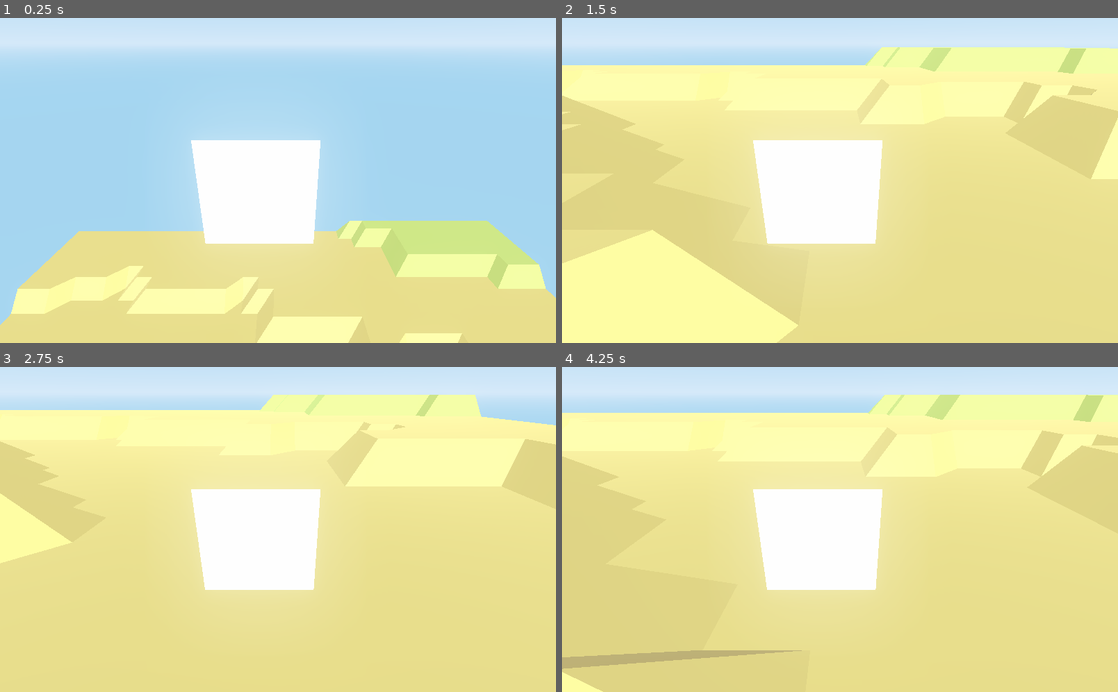
Above: before the commit, frames 1-4 (two rows, left to right).
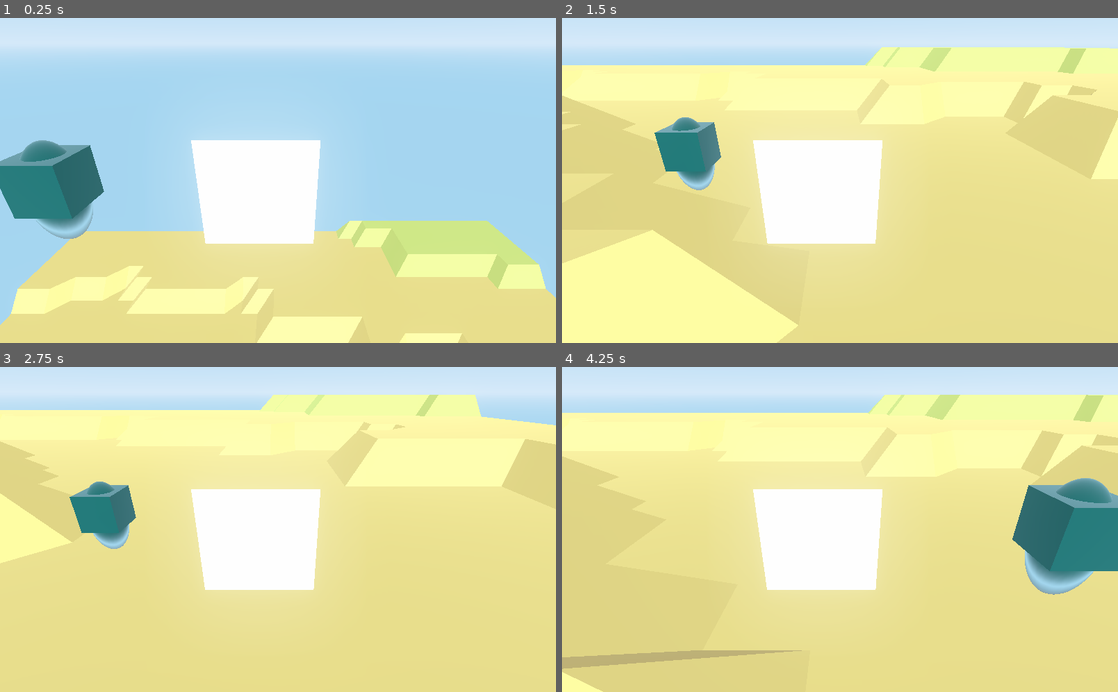
Above: after the commit, the same moments.

Repository: magnetenstad/High-Castle
Game: Godot game, scene res://SceneMain/Main.tscn
The game is run twice, just before and just after one commit, with the same random seed, the same clock (stepped at 60 frames per second) and the same inputs.
Inputs (mouse positions are in pixels of both pictures, inside the frame that each line leads up to):
- Up to frame 1 (0.25 s): no input
- Up to frame 2 (1.5 s): move the mouse to (962, 164) at 0.52 s; hold D 0.53-1.28 s; click (962, 164) at 0.67 s; tap Space at 0.77 s; move the mouse to (728, 196) at 1.27 s; hold S from 1.28 s (still down)
- Up to frame 3 (2.75 s): tap Space at 1.52 s; move the mouse to (333, 458) at 2.02 s; release S at 2.03 s; hold D from 2.03 s (still down)
- Up to frame 4 (4.25 s): move the mouse to (812, 594) at 2.77 s; release D at 2.78 s; hold W 2.78-3.53 s; click (812, 594) at 2.92 s; tap Space at 3.02, 3.77 s; move the mouse to (1006, 578) at 3.52 s; hold A from 3.53 s (still down)

The runs differ from the first frame. In frame 1, 4.0% of the frame differs, in the area x 0-19%, y 37-68%; in frame 2, 1.8%; in frame 3, 1.7%; in frame 4, 5.3%, in the area x 81-100%, y 34-71%.
Error in both runs: Invalid get index 'position' (on base: 'Dictionary'). (res://SceneMain/TurretSpawner.gd:15)

Commit message:
Enemy movement + Shitty AI, move player node to own scene

Diff:
--- /dev/null
+++ b/Game/Enemy.gd
@@ -0,0 +1,23 @@
+extends KinematicBody
+
+# Declare member variables here. Examples:
+var gravity = Vector3.DOWN * 12
+var speed = 2
+var jump_speed = 4
+var jump = false
+var target = Vector3()
+var velocity = Vector3()
+
+func _physics_process(delta):
+
+	velocity.x *= 0.5
+	velocity.z *= 0.5
+
+	target = get_node("../Player").get_transform().origin
+	var vy = velocity.y
+	velocity += speed * (target - get_transform().origin).normalized()
+	velocity.y = vy
+	velocity += gravity * delta
+	velocity = move_and_slide(velocity, Vector3.UP)
+	if is_on_floor():
+		velocity.y = jump_speed
--- /dev/null
+++ b/Game/Enemy.tscn
@@ -0,0 +1,27 @@
+[gd_scene load_steps=6 format=2]
+
+[ext_resource path="res://Enemy.gd" type="Script" id=1]
+[ext_resource path="res://Matter_Sphere.tres" type="Material" id=2]
+
+[sub_resource type="CubeMesh" id=1]
+
+[sub_resource type="BoxShape" id=2]
+
+[sub_resource type="SphereMesh" id=3]
+
+[node name="Enemy" type="KinematicBody"]
+script = ExtResource( 1 )
+
+[node name="MeshInstance" type="MeshInstance" parent="."]
+transform = Transform( 0.25, 0, 0, 0, 0.25, 0, 0, 0, 0.25, 0, 0, 0 )
+mesh = SubResource( 1 )
+material/0 = ExtResource( 2 )
+
+[node name="CollisionShape" type="CollisionShape" parent="."]
+transform = Transform( 0.25, 0, 0, 0, 0.5, 0, 0, 0, 0.25, -0.00658247, -0.0941074, 0.0482936 )
+shape = SubResource( 2 )
+
+[node name="MeshInstance2" type="MeshInstance" parent="."]
+transform = Transform( 0.25, 0, 0, 0, 0.5, 0, 0, 0, 0.25, 0, -0.125, 0 )
+mesh = SubResource( 3 )
+material/0 = ExtResource( 2 )
--- /dev/null
+++ b/Game/Matter_Sphere.tres
@@ -0,0 +1,7 @@
+[gd_resource type="SpatialMaterial" format=2]
+
+[resource]
+albedo_color = Color( 0.0784314, 0.45098, 0.439216, 1 )
+metallic = 0.51
+metallic_specular = 0.48
+roughness = 0.06
--- /dev/null
+++ b/Game/Player.tscn
@@ -0,0 +1,41 @@
+[gd_scene load_steps=6 format=2]
+
+[ext_resource path="res://SceneMain/RigidBody.gd" type="Script" id=1]
+[ext_resource path="res://Assets/hatman.png" type="Texture" id=2]
+
+[sub_resource type="SpatialMaterial" id=4]
+params_billboard_mode = 2
+params_use_alpha_scissor = true
+params_alpha_scissor_threshold = 0.98
+
+[sub_resource type="BoxShape" id=2]
+extents = Vector3( 0.248516, 0.542721, 0.286915 )
+
+[sub_resource type="GDScript" id=3]
+script/source = "extends Spatial
+"
+
+[node name="Player" type="KinematicBody"]
+transform = Transform( 1, 0, 0, 0, 1, 0, 0, 0, 1, 0, 10, 0 )
+script = ExtResource( 1 )
+
+[node name="Sprite3D" type="Sprite3D" parent="."]
+transform = Transform( 1, 0, 0, 0, 1, 0, 0, 0, 1, -0.450689, 2.26244, -0.367474 )
+material_override = SubResource( 4 )
+pixel_size = 0.02
+texture = ExtResource( 2 )
+
+[node name="CollisionShape" type="CollisionShape" parent="."]
+transform = Transform( 1, 0, 0, 0, 1, 0, 0, 0, 1, -0.418521, 2.21217, -0.366751 )
+shape = SubResource( 2 )
+
+[node name="Rotate" type="Spatial" parent="."]
+transform = Transform( 1, 0, 0, 0, 1, 0, 0, 0, 1, 0, -10, 0 )
+
+[node name="Camera" type="Camera" parent="Rotate"]
+transform = Transform( 1, 0, 0, 0, 0.899825, 0.436252, 0, -0.436252, 0.899825, -0.231614, 13.7543, 2.30842 )
+fov = 60.0
+size = 17.4974
+near = 0.01
+far = 8192.0
+script = SubResource( 3 )
--- a/Game/SceneMain/Main.tscn
+++ b/Game/SceneMain/Main.tscn
@@ -1,21 +1,9 @@
-[gd_scene load_steps=8 format=2]
+[gd_scene load_steps=5 format=2]
 
 [ext_resource path="res://SceneMain/World.gd" type="Script" id=1]
 [ext_resource path="res://SceneMain/TurretSpawner.gd" type="Script" id=2]
-[ext_resource path="res://SceneMain/RigidBody.gd" type="Script" id=3]
-[ext_resource path="res://Assets/hatman.png" type="Texture" id=4]
-
-[sub_resource type="SpatialMaterial" id=2]
-params_billboard_mode = 2
-params_use_alpha_scissor = true
-params_alpha_scissor_threshold = 0.98
-
-[sub_resource type="BoxShape" id=3]
-extents = Vector3( 0.248516, 0.542721, 0.286915 )
-
-[sub_resource type="GDScript" id=1]
-script/source = "extends Spatial
-"
+[ext_resource path="res://Enemy.tscn" type="PackedScene" id=3]
+[ext_resource path="res://Player.tscn" type="PackedScene" id=4]
 
 [node name="Main" type="Node"]
 
@@ -30,27 +18,7 @@
 
 [node name="Turrets" type="Spatial" parent="World/TurretSpawner"]
 
-[node name="Player" type="KinematicBody" parent="."]
-transform = Transform( 1, 0, 0, 0, 1, 0, 0, 0, 1, 0, 10, 0 )
-script = ExtResource( 3 )
+[node name="Enemy" parent="World" instance=ExtResource( 3 )]
+transform = Transform( 1, 0, 0, 0, 1, 0, 0, 0, 1, -2.93277, 12.6355, -0.00128913 )
 
-[node name="Sprite3D" type="Sprite3D" parent="Player"]
-transform = Transform( 1, 0, 0, 0, 1, 0, 0, 0, 1, -0.450689, 2.26244, -0.367474 )
-material_override = SubResource( 2 )
-pixel_size = 0.02
-texture = ExtResource( 4 )
-
-[node name="CollisionShape" type="CollisionShape" parent="Player"]
-transform = Transform( 1, 0, 0, 0, 1, 0, 0, 0, 1, -0.418521, 2.21217, -0.366751 )
-shape = SubResource( 3 )
-
-[node name="Rotate" type="Spatial" parent="Player"]
-transform = Transform( 1, 0, 0, 0, 1, 0, 0, 0, 1, 0, -10, 0 )
-
-[node name="Camera" type="Camera" parent="Player/Rotate"]
-transform = Transform( 1, 0, 0, 0, 0.899825, 0.436252, 0, -0.436252, 0.899825, -0.231614, 13.7543, 2.30842 )
-fov = 60.0
-size = 17.4974
-near = 0.01
-far = 8192.0
-script = SubResource( 1 )
+[node name="Player" parent="World" instance=ExtResource( 4 )]
